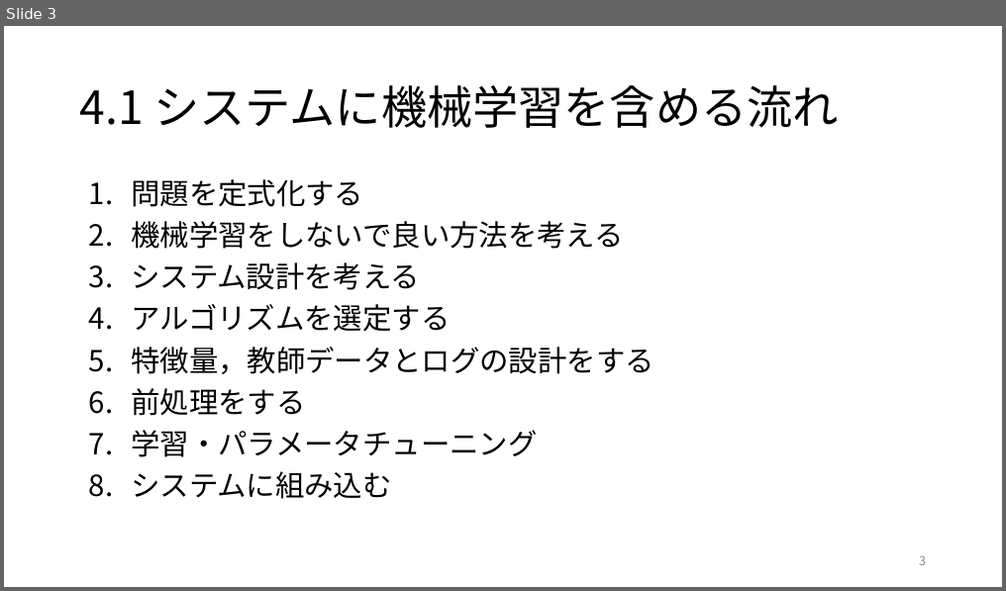
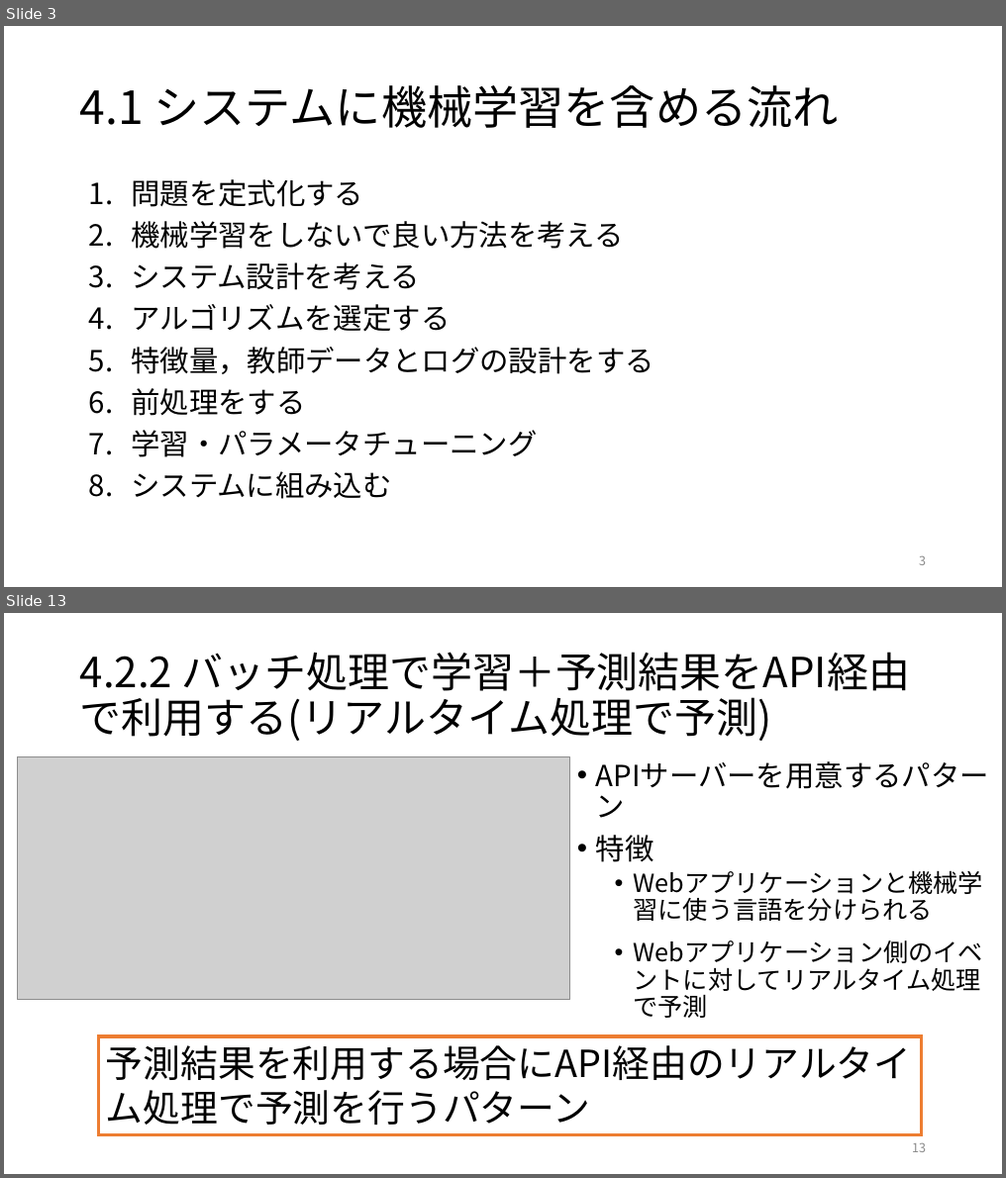
Before and after one commit to ryosuke-ku/Rinko, a slide deck: 仕事ではじめる機械学習第4章.pptx. Shown one above the other, each under a label of ours: slide 3 before the commit, slides 3 and 13 after it; the slides between them are not shown. The pictures are 1006x591 and 1006x1178 pixels, drawn with LibreOffice and Linux fonts; fonts in the diff are those of the drawing; grey boxes stand for pictures. Boxes give left, top, right and bottom in pixels: in the first picture for what was removed or moved away, otherwise in the second. Text is boxed around its words. In the diff, an @@ line names an element or a change of style, - is before the commit and + after.

Commit message:
add 仕事で始める機械学習第4章を編集しました

```diff
--- a/仕事ではじめる機械学習第4章.pptx
+++ b/仕事ではじめる機械学習第4章.pptx
@@ slide 13 added at box(4, 613, 1002, 1174), background #FFFFFF @@
@@ title added at box(80, 652, 910, 741), 40 pt, text #000000 @@
+4.2.2 バッチ処理で学習＋予測結果をAPI経由で利用する(リアルタイム処理で予測)
@@ picture added at box(18, 758, 570, 1000) @@
@@ text added at box(596, 835, 654, 862), 24 pt, text #000000 @@
+• APIサーバーを用意するパターン
+• 特徴
+  • Webアプリケーションと機械学習に使う言語を分けられる
+  • Webアプリケーション側のイベントに対してリアルタイム処理で予測
@@ rectangle added at box(98, 1037, 921, 1135), fill #FFFFFF, outline #ED7D31 3 pt, 36 pt, text #000000 @@
+予測結果を利用する場合にAPI経由のリアルタイム処理で予測を行うパターン
@@ page number added at box(912, 1144, 926, 1153), 12 pt, text #8C8C8C @@
+13
```
Also in this commit, not shown: 23 slides changed, 4 other slides added, 1 other file.
